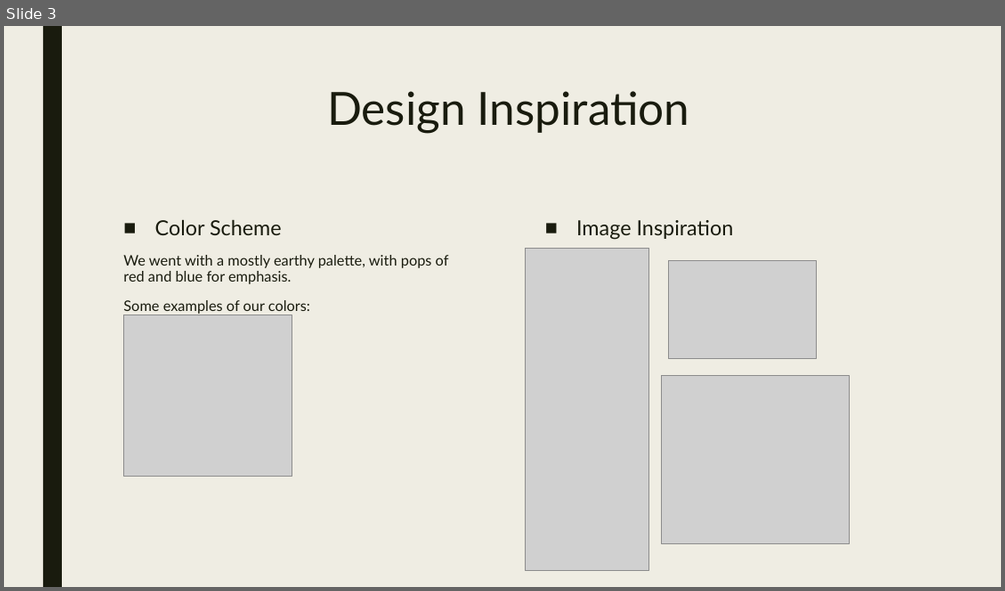
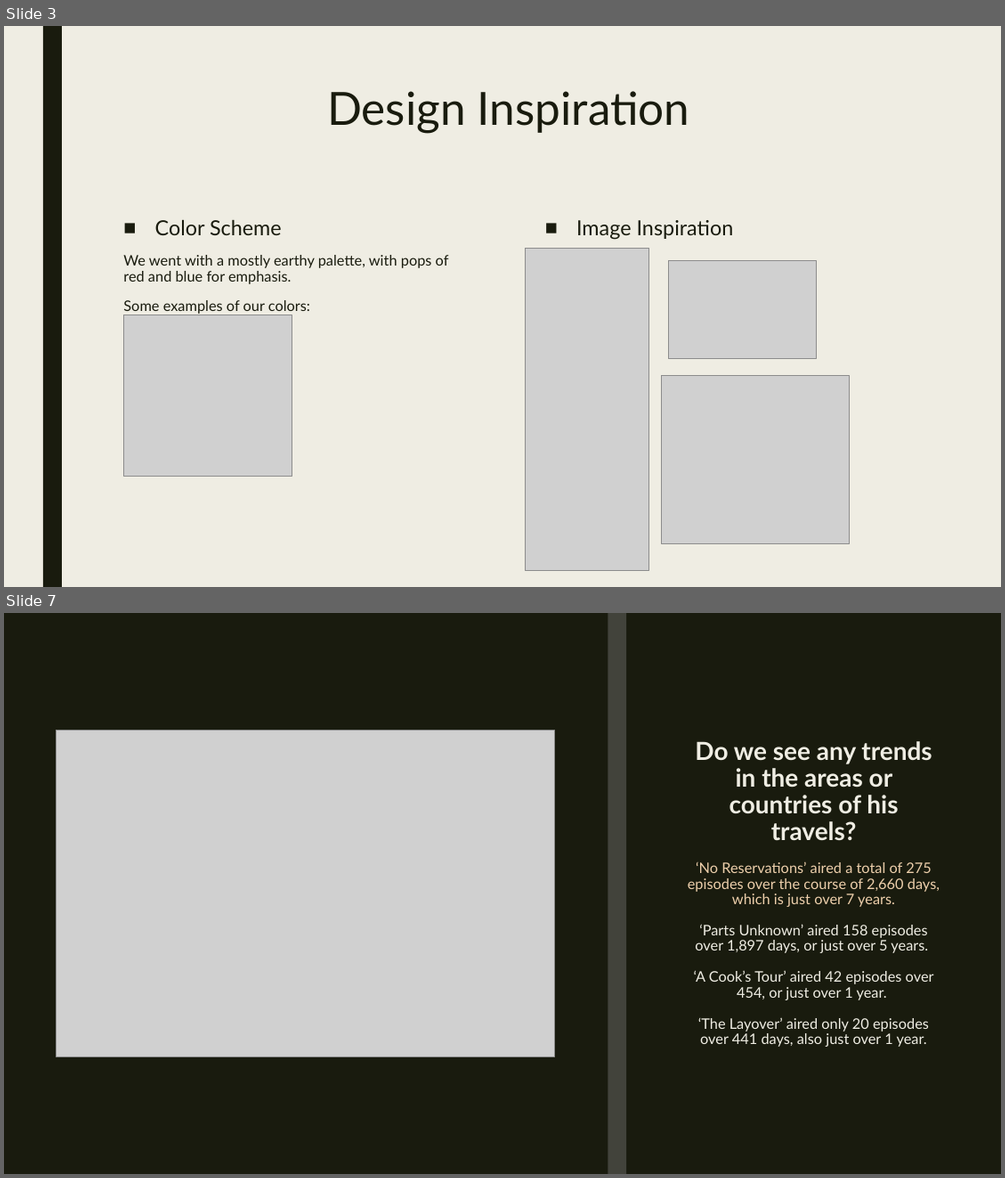
Before and after one commit to LosDelaro/Project-3, a slide deck: Anthony Bourdain’s Travels.pptx. Shown one above the other, each under a label of ours: slide 3 before the commit, slides 3 and 7 after it; the slides between them are not shown. The pictures are 1005x591 and 1005x1178 pixels, drawn with LibreOffice and Linux fonts; fonts in the diff are those of the drawing; grey boxes stand for pictures. Boxes give left, top, right and bottom in pixels: in the first picture for what was removed or moved away, otherwise in the second. Text is boxed around its words. In the diff, an @@ line names an element or a change of style, - is before the commit and + after.

```diff
--- a/Anthony Bourdain’s Travels.pptx
+++ b/Anthony Bourdain’s Travels.pptx
@@ slide 7 added at <box>4,613,1001,1174</box>, background #191B0E @@
@@ rectangle added at <box>4,613,1001,1174</box>, fill #191B0E @@
@@ rectangle added at <box>43,613,62,1174</box>, fill #EFEDE3 @@
@@ rectangle added at <box>607,613,626,1174</box>, fill #808080 at 40% opacity @@
@@ picture added at <box>57,730,555,1056</box> @@
@@ title added at <box>688,741,939,1046</box>, 14 pt, text #EFEDE3 @@
+Do we see any trends in the areas or countries of his travels?
+‘No Reservations’ aired a total of 275 episodes over the course of 2,660 days, which is just over 7 years.
+‘Parts Unknown’ aired 158 episodes over 1,897 days, or just over 5 years.
+‘A Cook’s Tour’ aired 42 episodes over 454, or just over 1 year.
+‘The Layover’ aired only 20 episodes over 441 days, also just over 1 year.
```
Also in this commit, not shown: 4 slides changed, 5 other slides added, 1 slide removed, 2 other files.
